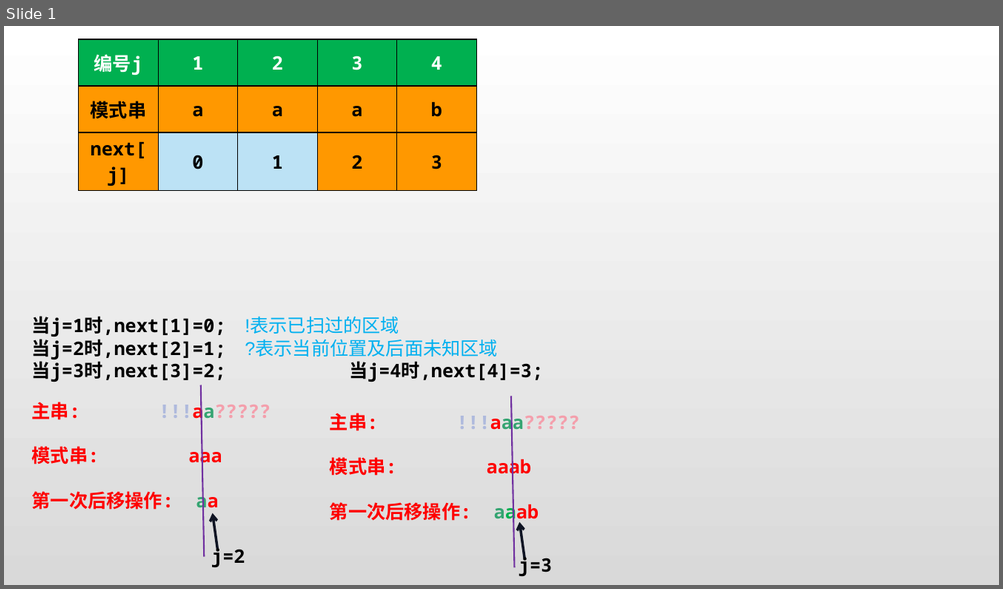
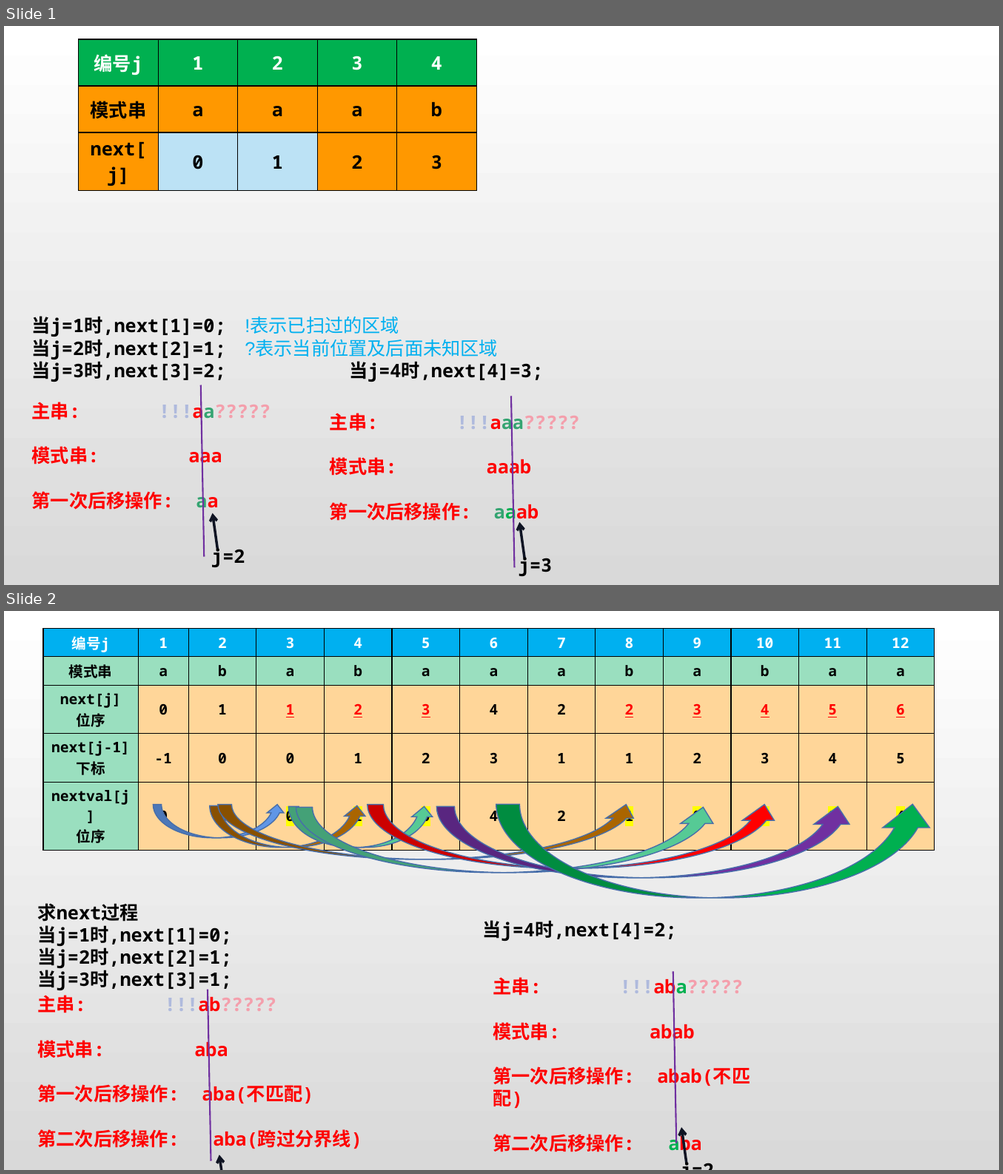
Before and after one commit to jk2020214154/Data_Structure_Code, a slide deck: 第四章 串/4.2 串的模式匹配/KMP图示.pptx. Shown one above the other, each under a label of ours: slide 1 before the commit, slides 1 and 2 after it. The pictures are 1003x589 and 1003x1174 pixels, drawn with LibreOffice and Linux fonts; fonts in the diff are those of the drawing. Boxes give left, top, right and bottom in pixels: in the first picture for what was removed or moved away, otherwise in the second. Text is boxed around its words. In the diff, an @@ line names an element or a change of style, - is before the commit and + after.

```diff
--- a/第四章 串/4.2 串的模式匹配/KMP图示.pptx
+++ b/第四章 串/4.2 串的模式匹配/KMP图示.pptx
@@ slide 2 added at (4, 611, 999, 1170), background gradient #FFFFFF to #D9D9D9 @@
@@ table added at (43, 628, 935, 846), 5 rows, 13 columns @@
+编号j | 1 | 2 | 3 | 4 | 5 | 6 | 7 | 8 | 9 | 10 | 11 | 12
+模式串 | a | b | a | b | a | a | a | b | a | b | a | a
+next[j] / 位序 | 0 | 1 | 1 | 2 | 3 | 4 | 2 | 2 | 3 | 4 | 5 | 6
+next[j-1] / 下标 | -1 | 0 | 0 | 1 | 2 | 3 | 1 | 1 | 2 | 3 | 4 | 5
+nextval[j] / 位序 | 0 | 1 | 0 | 1 | 0 | 4 | 2 | 1 | 0 | 1 | 0 | 4
@@ curved up arrow added at (153, 805, 286, 839), fill #6096E6, outline #476FAA 1 pt @@
@@ curved up arrow added at (210, 806, 367, 848), fill #AA6500, outline #476FAA 1 pt @@
@@ curved up arrow added at (218, 805, 640, 860), fill #AA6500, outline #476FAA 1 pt @@
@@ curved up arrow added at (288, 806, 434, 848), fill #56CA95, outline #476FAA 1 pt @@
@@ curved up arrow added at (296, 807, 719, 873), fill #56CA95, outline #476FAA 1 pt @@
@@ curved up arrow added at (367, 805, 781, 869), fill #FF0000, outline #476FAA 1 pt @@
@@ curved up arrow added at (437, 806, 856, 878), fill #7030A0, outline #476FAA 1 pt @@
@@ curved up arrow added at (496, 804, 936, 898), fill #00B050, outline #476FAA 1 pt @@
@@ group added at (38, 903, 743, 1170): 5 texts, 2 lines, 2 arrows @@
+主串: !!!ab?????
+模式串: aba
+第一次后移操作: aba(不匹配)
+第二次后移操作: aba(跨过分界线)
+求next过程
+当j=1时,next[1]=0;
+当j=2时,next[2]=1;
+当j=3时,next[3]=1;
+当j=4时,next[4]=2;
+主串: !!!aba?????
+模式串: abab
+第一次后移操作: abab(不匹配)
+第二次后移操作: aba
+j=2
```
Also in this commit, not shown: 6 other slides added, 1 slide removed, 1 other file.
